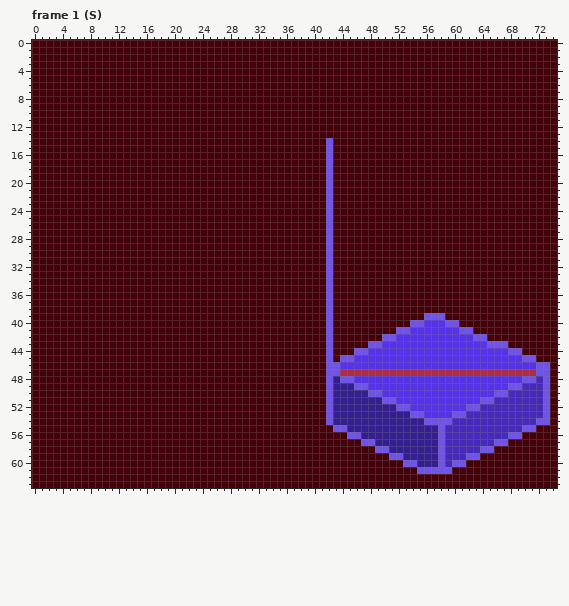
One commit to this pixel-art file: Dibujo/Aseprite/Practicando/Humano/Boceto_Humano_Caminand_V2.aseprite. The picture above was drawn from the file before the commit.
75x64 pixels, 36 frames. Colours within 5 levels of each other are drawn and written as one. Shown: frame 1 (S). The commit also changed other frames, which this record leaves out.
After the commit:
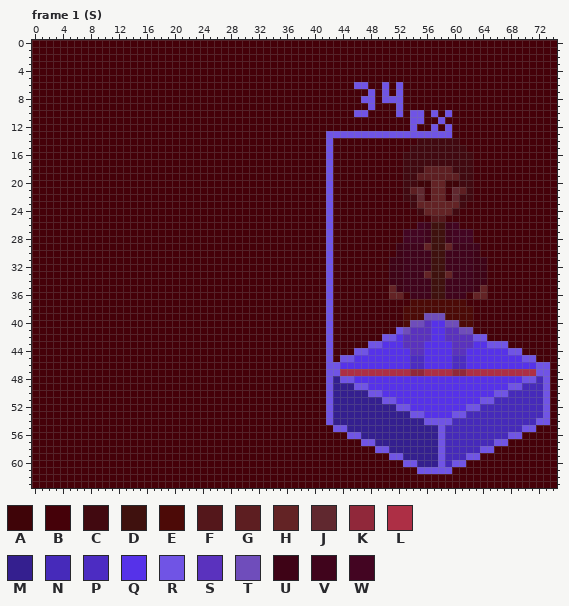
Palette (. is transparent): A #3f0408  B #450109  C #410910  D #3f110e  E #4c0a07  F #54171b  G #5d1e21  H #632325  J #60282f  K #90283a  L #ad2f45  M #341f8f  N #462aba  P #4c2cc2  Q #5632e9  R #7054e5  S #5a32be  T #6f4dbb  U #3e0316  V #40041c  W #430522
The exact change:
layer "Techo 34px" now shown
layer "Referencia" now shown
--- frame 1 (S), layers "Referencia", "Techo 34px"
@@ x 40..66 @@
  5 BBBBBBBBBBBBBBBBBBBBBBBBBBB
- 6 BBBBBBBBBBBBBBBBBBBBBBBBBBB
- 7 BBBBBBBBBBBBBBBBBBBBBBBBBBB
- 8 BBBBBBBBBBBBBBBBBBBBBBBBBBB
- 9 BBBBBBBBBBBBBBBBBBBBBBBBBBB
-10 BBBBBBBBBBBBBBBBBBBBBBBBBBB
-11 BBBBBBBBBBBBBBBBBBBBBBBBBBB
-12 BBBBBBBBBBBBBBBBBBBBBBBBBBB
-13 BBBBBBBBBBBBBBBBBBBBBBBBBBB
-14 BBRBBBBBBBBBBBBBBBBBBBBBBBB
-15 BBRBBBBBBBBBBBBBBBBBBBBBBBB
-16 BBRBBBBBBBBBBBBBBBBBBBBBBBB
-17 BBRBBBBBBBBBBBBBBBBBBBBBBBB
-18 BBRBBBBBBBBBBBBBBBBBBBBBBBB
-19 BBRBBBBBBBBBBBBBBBBBBBBBBBB
-20 BBRBBBBBBBBBBBBBBBBBBBBBBBB
-21 BBRBBBBBBBBBBBBBBBBBBBBBBBB
-22 BBRBBBBBBBBBBBBBBBBBBBBBBBB
-23 BBRBBBBBBBBBBBBBBBBBBBBBBBB
-24 BBRBBBBBBBBBBBBBBBBBBBBBBBB
-25 BBRBBBBBBBBBBBBBBBBBBBBBBBB
-26 BBRBBBBBBBBBBBBBBBBBBBBBBBB
-27 BBRBBBBBBBBBBBBBBBBBBBBBBBB
-28 BBRBBBBBBBBBBBBBBBBBBBBBBBB
-29 BBRBBBBBBBBBBBBBBBBBBBBBBBB
-30 BBRBBBBBBBBBBBBBBBBBBBBBBBB
-31 BBRBBBBBBBBBBBBBBBBBBBBBBBB
-32 BBRBBBBBBBBBBBBBBBBBBBBBBBB
-33 BBRBBBBBBBBBBBBBBBBBBBBBBBB
-34 BBRBBBBBBBBBBBBBBBBBBBBBBBB
-35 BBRBBBBBBBBBBBBBBBBBBBBBBBB
-36 BBRBBBBBBBBBBBBBBBBBBBBBBBB
-37 BBRBBBBBBBBBBBBBBBBBBBBBBBB
-38 BBRBBBBBBBBBBBBBBBBBBBBBBBB
-39 BBRBBBBBBBBBBBBBRRRBBBBBBBB
-40 BBRBBBBBBBBBBBRRQQQRRBBBBBB
-41 BBRBBBBBBBBBRRQQQQQQQRRBBBB
-42 BBRBBBBBBBRRQQQQQQQQQQQRRBB
-43 BBRBBBBBRRQQQQQQQQQQQQQQQRR
-44 BBRBBBRRQQQQQQQQQQQQQQQQQQQ
-45 BBRBRRQQQQQQQQQQQQQQQQQQQQQ
-46 BBRRQQQQQQQQQQQQQQQQQQQQQQQ
-47 BBRRLLLLLLLLLLLLLLLLLLLLLLL
+ 6 BBBBBBRRBBRBRBBBBBBBBBBBBBB
+ 7 BBBBBBBBRBRBRBBBBBBBBBBBBBB
+ 8 BBBBBBBRRBRRRBBBBBBBBBBBBBB
+ 9 BBBBBBBBRBBBRBBBBBBBBBBBBBB
+10 BBBBBBRRBBBBRBRRBRBRBBBBBBB
+11 BBBBBBBBBBBBBBRRBBRBBBBBBBB
+12 BBBBBBBBBBBBBBRBBRBRBBBBBBB
+13 BBRRRRRRRRRRRRRRRRRRBBBBBBB
+14 BBRBBBBBBBBBBBBCCCCCCBBBBBB
+15 BBRBBBBBBBBBBBCCCCCCCCBBBBB
+16 BBRBBBBBBBBBBCCCCCCCCCCBBBB
+17 BBRBBBBBBBBBBCCCCCCCCCCBBBB
+18 BBRBBBBBBBBBBCCCGGGGCCCBBBB
+19 BBRBBBBBBBBBBCCGGGGGGCCBBBB
+20 BBRBBBBBBBBBBCCAAHHAACCBBBB
+21 BBRBBBBBBBBBBCGJBHHBJGCBBBB
+22 BBRBBBBBBBBBBCCJBHHBJCCBBBB
+23 BBRBBBBBBBBBBBCHHHHHHCBBBBB
+24 BBRBBBBBBBBBBBBCHHHHCBBBBBB
+25 BBRBBBBBBBBBBBBBBFFBBBBBBBB
+26 BBRBBBBBBBBBBBBWVDDVWBBBBBB
+27 BBRBBBBBBBBBBWWWVDDVWWWBBBB
+28 BBRBBBBBBBBBBWWWVDDVWWWBBBB
+29 BBRBBBBBBBBBUVVVHDDHVVVVBBB
+30 BBRBBBBBBBBBUVVVVDDVVVVUBBB
+31 BBRBBBBBBBBUUVVVVDDVVVVUUBB
+32 BBRBBBBBBBBUUVVVVDDVVVVUUBB
+33 BBRBBBBBBBBUUVVVHDDHVVVUUBB
+34 BBRBBBBBBBBUUVVVVDDVVVVUUBB
+35 BBRBBBBBBBBHUVVVVDDVVVVUHBB
+36 BBRBBBBBBBBHHBVVVDDVVVBHHBB
+37 BBRBBBBBBBBBBBEEEEEEEEBBBBB
+38 BBRBBBBBBBBBBEEEEEEEEEEBBBB
+39 BBRBBBBBBBBBBEEETTTEEEEBBBB
+40 BBRBBBBBBBBBBETTSQQTTEEBBBB
+41 BBRBBBBBBBBBRTSSSQQSSTTBBBB
+42 BBRBBBBBBBRRQSSSSQQSSSSRRBB
+43 BBRBBBBBRRQQQSSSQQQQSSSQQRR
+44 BBRBBBRRQQQQQQSSQQQQSSQQQQQ
+45 BBRBRRQQQQQQQQPPQQQQPPQQQQQ
+46 BBRRQQQQQQQQQQPPQQQQPPQQQQQ
+47 BBRRLLLLLLLLLLKKLLLLKKLLLLL
 48 BBRMRRQQQQQQQQQQQQQQQQQQQQQ
